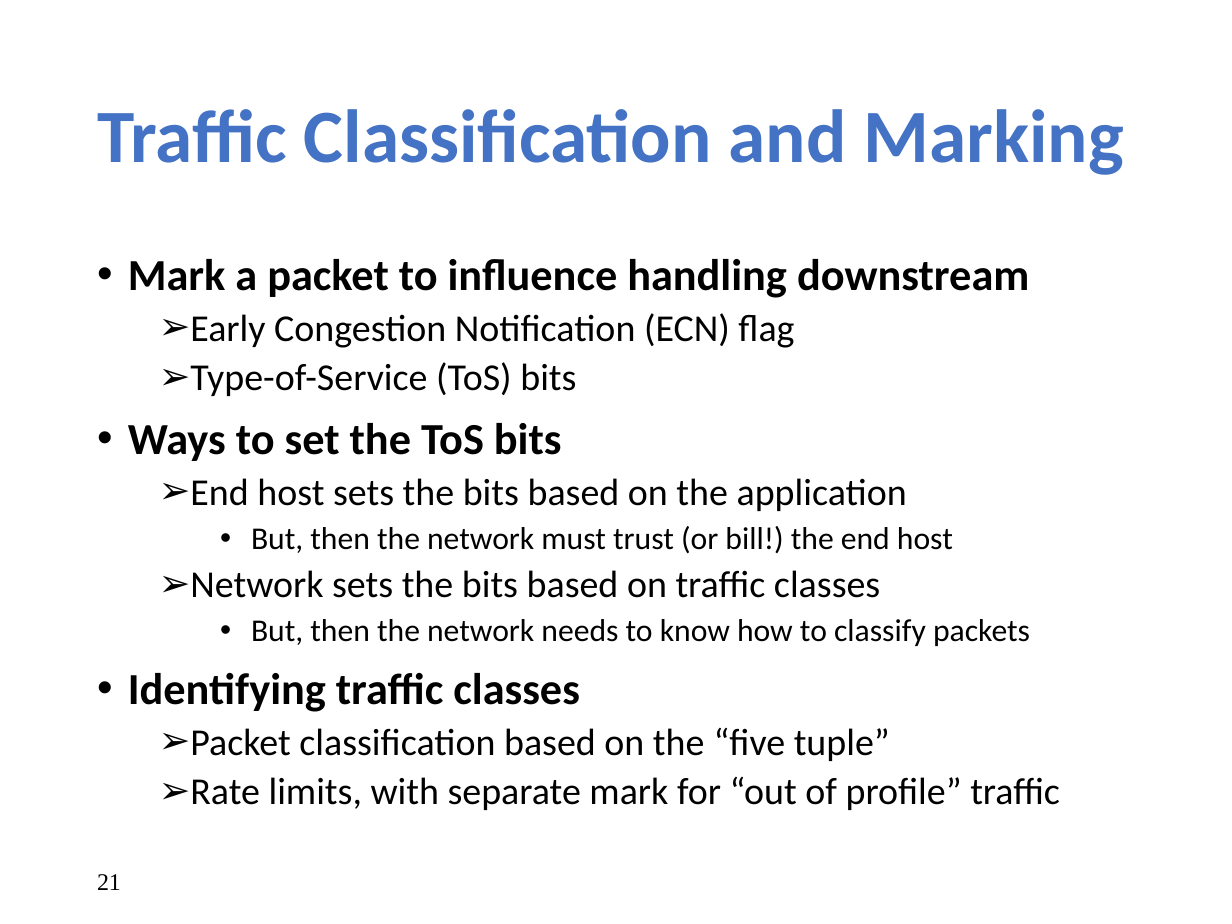
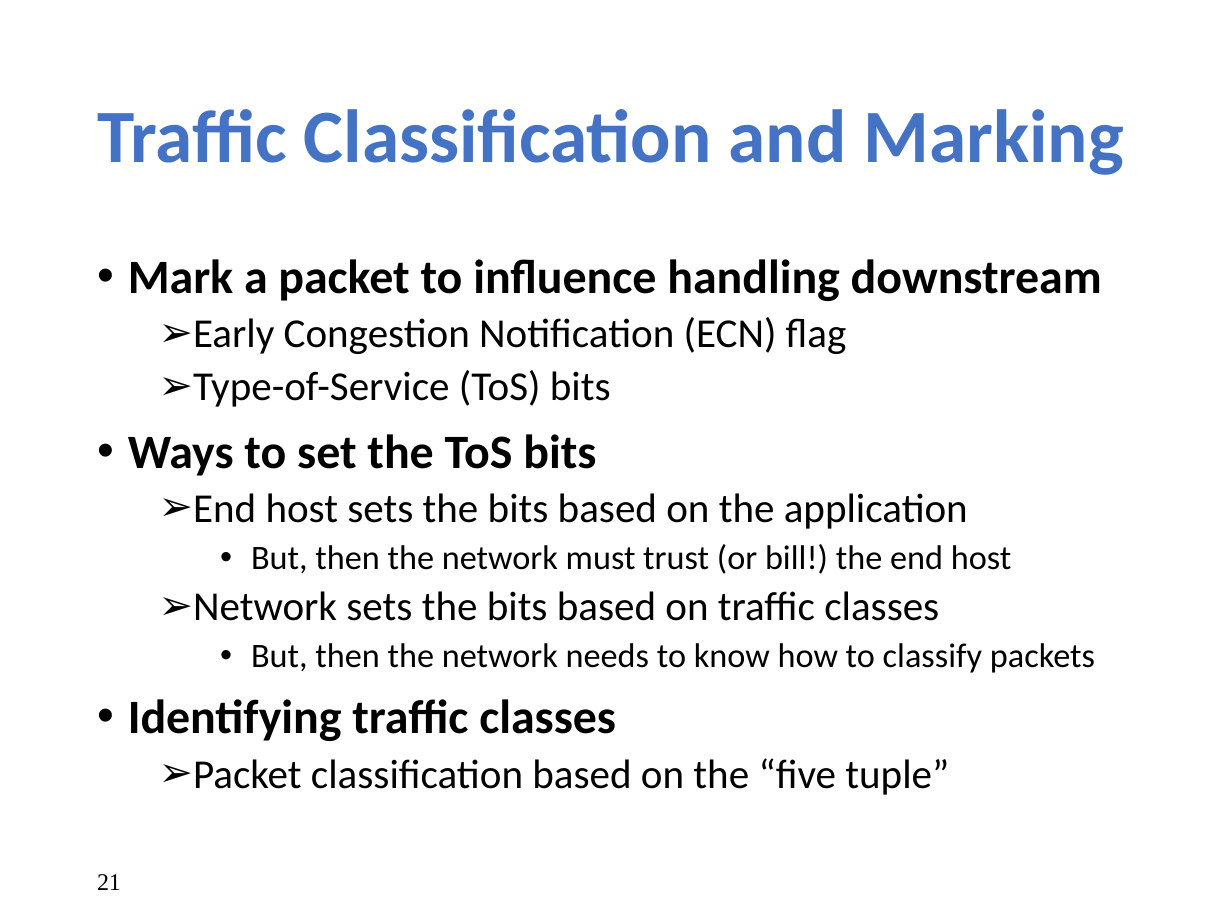
Before and after one commit to xinjin/course-adv-net, a slide deck: slide 21 of slides/lec04_data.pptx. Drawn at 1232x924 pixels with LibreOffice and Linux fonts; fonts in the diff are those of the drawing. Boxes give left, top, right and bottom in pixels: in the first picture for what was removed or moved away, otherwise in the second. Text is boxed around its words. In the diff, an @@ line names an element or a change of style, - is before the commit and + after.

```diff
--- a/slides/lec04_data.pptx
+++ b/slides/lec04_data.pptx
@@ text "Mark a packet to influence ..." at (x1=128, y1=259, x2=1102, y2=795): size 25.9 to 28 pt in "Mark a packet to influence handling downstream", "Ways to set the ToS bits", "Identifying traffic classes"; size 22.2 to 24 pt in "Early Congestion Notification (ECN) flag", "Type-of-Service (ToS) bits", "End host sets the bits based on ...", "Network sets the bits based on traffic ..." and 1 more places; size 18.5 to 20 pt in "But, then the network must trust (or ...", "But, then the network needs to know ..." @@
@@ text at (x1=190, y1=777, x2=1060, y2=810): paragraph removed @@
-  ➢ Rate limits, with separate mark for “out of profile” traffic
```
Also in this commit, not shown: 1 other slide changed, 8 other files.
